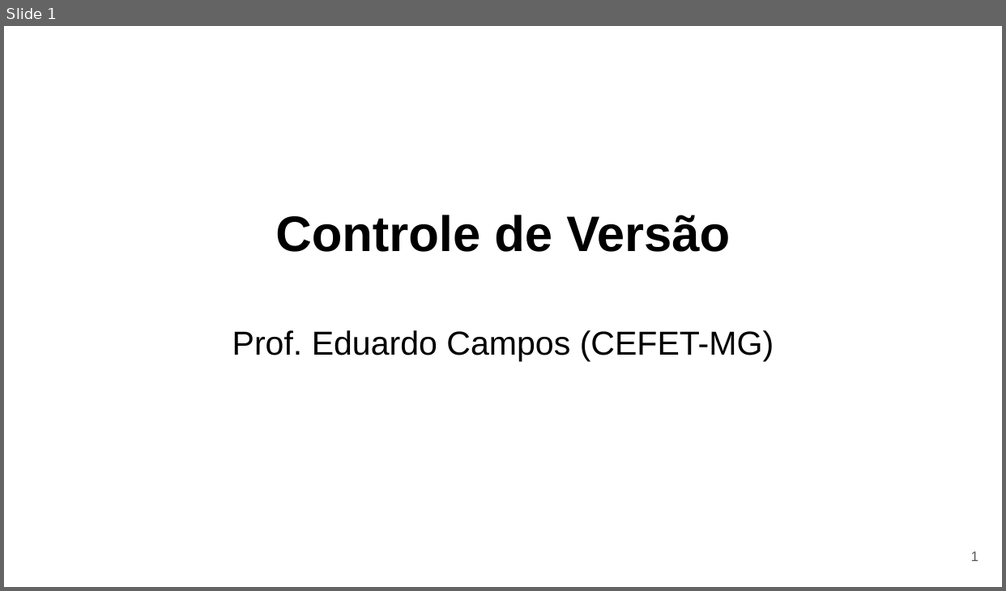
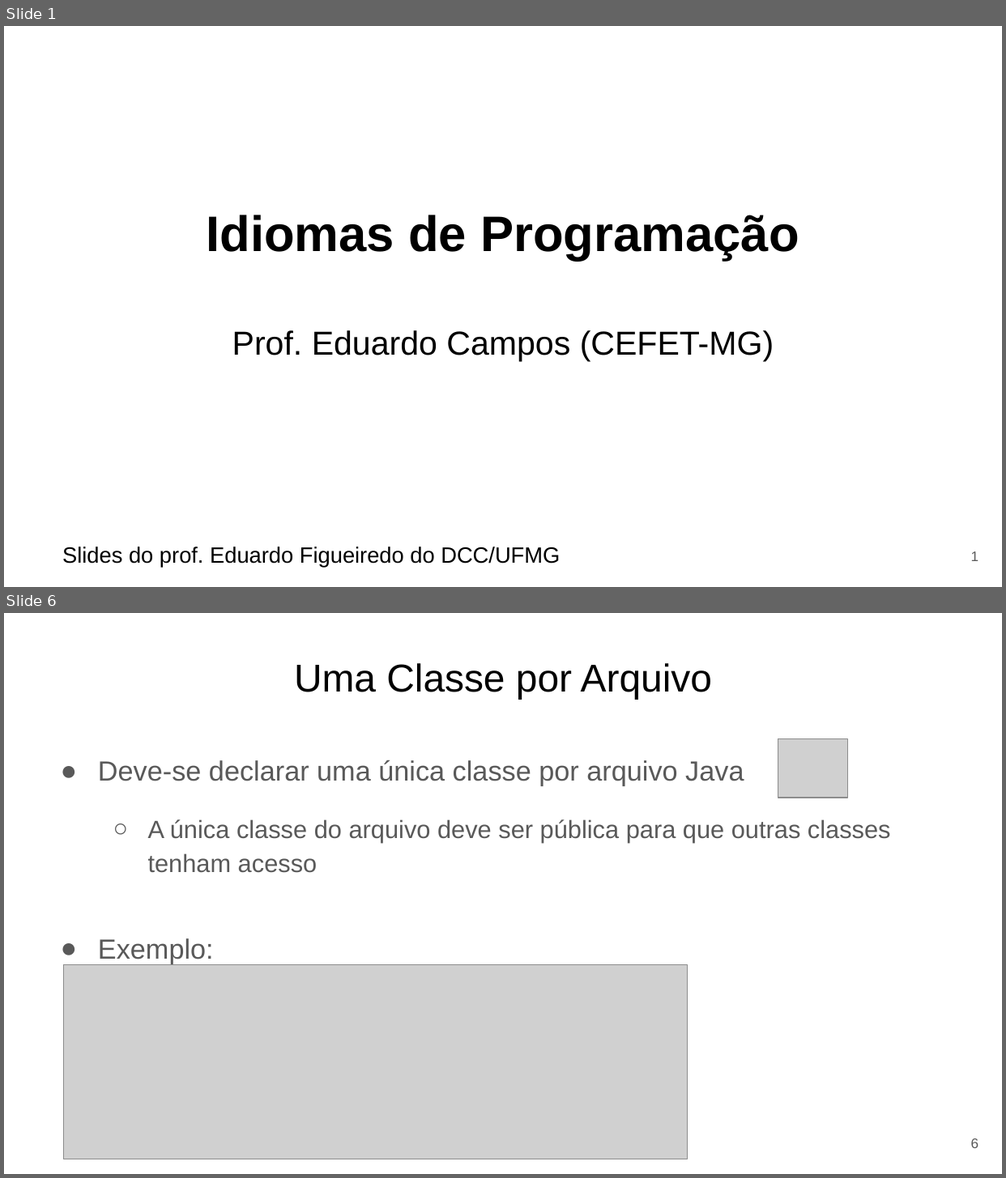
Before and after one commit to eduardocunha11/firstblog, a slide deck: aulas/gsi526/aula13-idiomas-programacao.pptx. Shown one above the other, each under a label of ours: slide 1 before the commit, slides 1 and 6 after it; the slides between them are not shown. The pictures are 1006x591 and 1006x1178 pixels, drawn with LibreOffice and Linux fonts; fonts in the diff are those of the drawing; grey boxes stand for pictures. Boxes give left, top, right and bottom in pixels: in the first picture for what was removed or moved away, otherwise in the second. Text is boxed around its words. In the diff, an @@ line names an element or a change of style, - is before the commit and + after.

Commit message:
add aula sobre idiomas de programacao

```diff
--- a/aulas/gsi526/aula13-idiomas-programacao.pptx
+++ b/aulas/gsi526/aula13-idiomas-programacao.pptx
@@ slide 6 added at [4, 613, 1002, 1174], background #FFFFFF @@
@@ title added at [294, 663, 712, 699], 28 pt, text #000000 @@
+Uma Classe por Arquivo
@@ picture added at [778, 739, 847, 798] @@
@@ text added at [98, 760, 891, 965], 18 pt, text #595959 @@
+● Deve-se declarar uma única classe por arquivo Java
+  ○ A única classe do arquivo deve ser pública para que outras classes tenham acesso
+● Exemplo:
@@ picture added at [64, 965, 688, 1160] @@
@@ page number added at [971, 1139, 979, 1148], 10 pt, text #595959 @@
+6
@@ slide 1 changed as well @@
@@ title at [206, 215, 799, 261]: text changed @@
-Controle de Versão
+Idiomas de Programação
@@ text added at [62, 547, 560, 567], 16 pt, text #000000 @@
+Slides do prof. Eduardo Figueiredo do DCC/UFMG
```
Also in this commit, not shown: 1 other slide changed, 18 other slides added, 23 slides removed, 4 other files.
